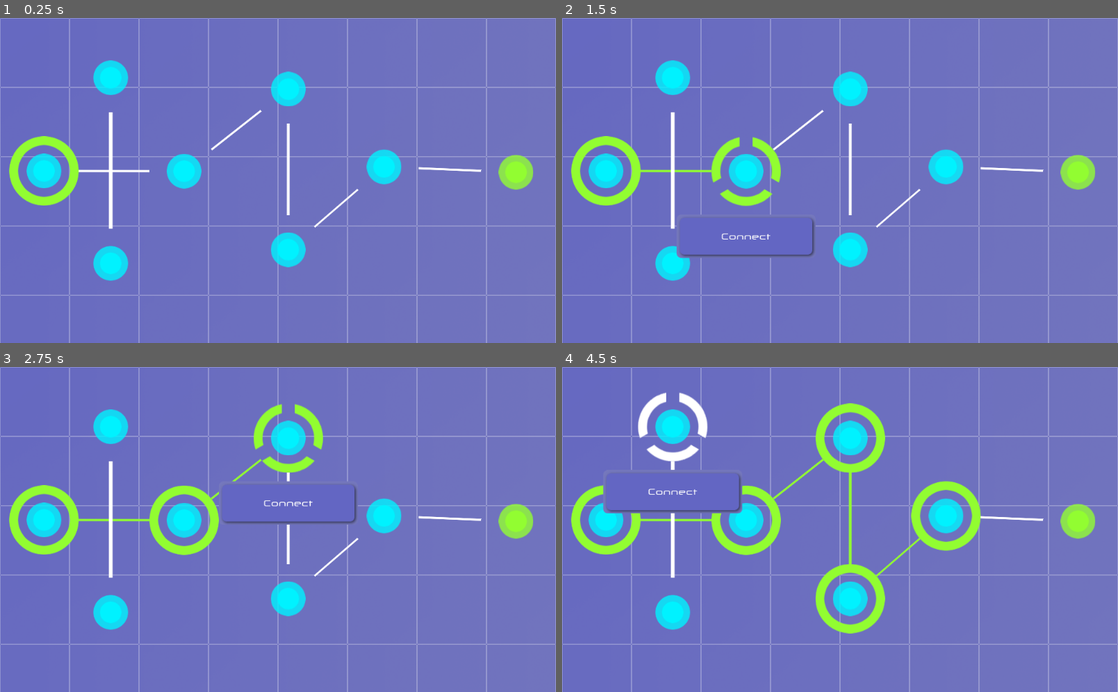
Above: before the commit, frames 1-4 (two rows, left to right).
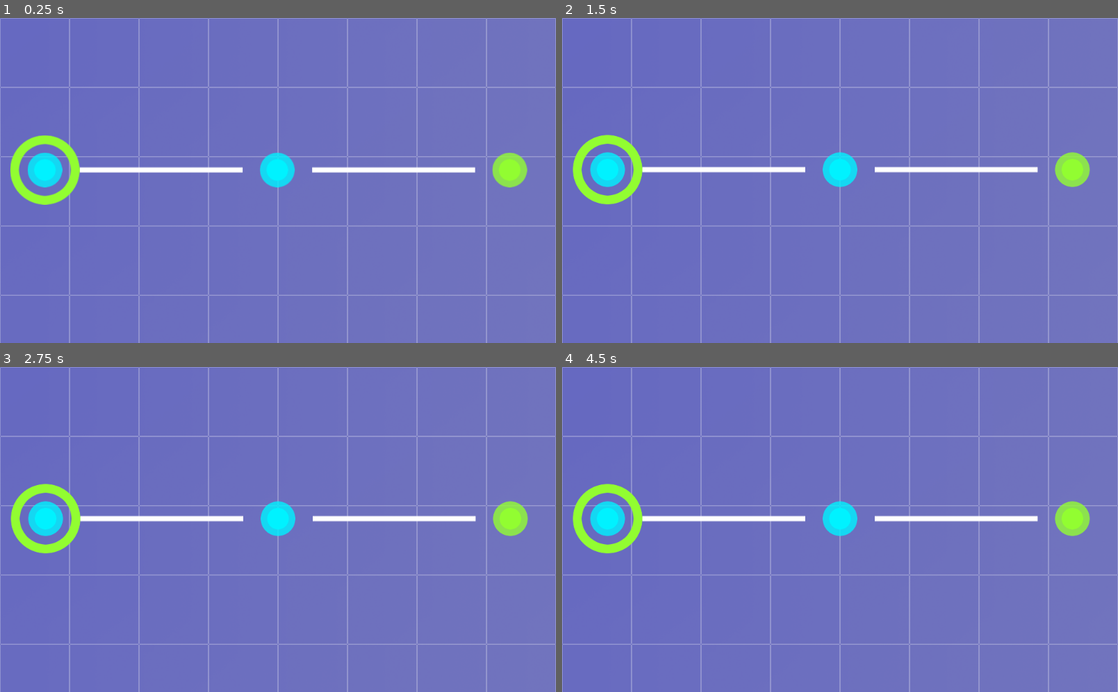
Above: after the commit, the same moments.

Repository: Maaack/Node-Traversal
Game: Godot game, scene res://Scenes/Main.tscn
The game is run twice, just before and just after one commit, with the same random seed, the same clock (stepped at 60 frames per second) and the same inputs.
Inputs (mouse positions are in pixels of both pictures, inside the frame that each line leads up to):
- Up to frame 1 (0.25 s): no input
- Up to frame 2 (1.5 s): move the mouse to (606, 170) at 0.52 s; press the mouse at (606, 170) at 0.53 s; tap Enter at 1.25 s; move the mouse to (745, 170) at 1.27 s; release the mouse at (745, 170) at 1.28 s; click (745, 170) at 1.35 s
- Up to frame 3 (2.75 s): tap Space at 2 s; move the mouse to (289, 438) at 2.02 s; press the mouse at (289, 438) at 2.03 s
- Up to frame 4 (4.5 s): tap Enter at 2.75, 4.25 s; move the mouse to (851, 597) at 2.77 s; release the mouse at (851, 597) at 2.78 s; click (851, 597) at 2.85 s; tap Space at 3.5 s; move the mouse to (945, 516) at 3.52 s; press the mouse at (945, 516) at 3.53 s; move the mouse to (673, 425) at 4.27 s; release the mouse at (673, 425) at 4.28 s; click (673, 425) at 4.35 s

The runs differ from the first frame. In frame 1, 5.8% of the frame differs, in the area x 1-96%, y 13-81%; in frame 2, 7.1%; in frame 3, 8.0%; in frame 4, 11%, in the area x 1-96%, y 7-83%.

Commit message:
INIT-01: Added more levels. Turned on camera smoothing. Fixed background scale.

Diff:
--- a/Scenes/GameLayer/GameLayer.tscn
+++ b/Scenes/GameLayer/GameLayer.tscn
@@ -1,9 +1,11 @@
-[gd_scene load_steps=5 format=2]
+[gd_scene load_steps=7 format=2]
 
+[ext_resource path="res://Scenes/GameLayer/IntrusionLevels/Level_0_0.tscn" type="PackedScene" id=1]
 [ext_resource path="res://Scenes/GameLayer/GameLayer.gd" type="Script" id=2]
 [ext_resource path="res://Assets/Originals/Background.png" type="Texture" id=3]
 [ext_resource path="res://Scenes/GameLayer/IntrusionLevels/Level_1_2.tscn" type="PackedScene" id=4]
 [ext_resource path="res://Scenes/GameLayer/IntrusionLevels/Level_1_1.tscn" type="PackedScene" id=5]
+[ext_resource path="res://Scenes/GameLayer/IntrusionLevels/Level_0_1.tscn" type="PackedScene" id=6]
 
 [node name="GameLayer" type="Control"]
 anchor_right = 1.0
@@ -17,7 +19,7 @@
 [node name="Game" type="Node2D" parent="."]
 
 [node name="ParallaxBackground" type="ParallaxBackground" parent="Game"]
-scroll_base_scale = Vector2( 0.001, 0.001 )
+scroll_base_scale = Vector2( 0.01, 0.01 )
 
 [node name="ParallaxLayer" type="ParallaxLayer" parent="Game/ParallaxBackground"]
 
@@ -25,11 +27,19 @@
 texture = ExtResource( 3 )
 centered = false
 
+[node name="Level_0_0" parent="Game" instance=ExtResource( 1 )]
+position = Vector2( -4.81451, 2.09894 )
+
+[node name="Level_0_1" parent="Game" instance=ExtResource( 6 )]
+position = Vector2( 1024, 0 )
+
 [node name="Level_1_1" parent="Game" instance=ExtResource( 5 )]
+position = Vector2( 2048, 0 )
 
 [node name="Level_1_2" parent="Game" instance=ExtResource( 4 )]
-position = Vector2( 1024, 0 )
+position = Vector2( 3072, 0 )
 
 [node name="Camera2D" type="Camera2D" parent="Game"]
 anchor_mode = 0
 current = true
+smoothing_enabled = true
